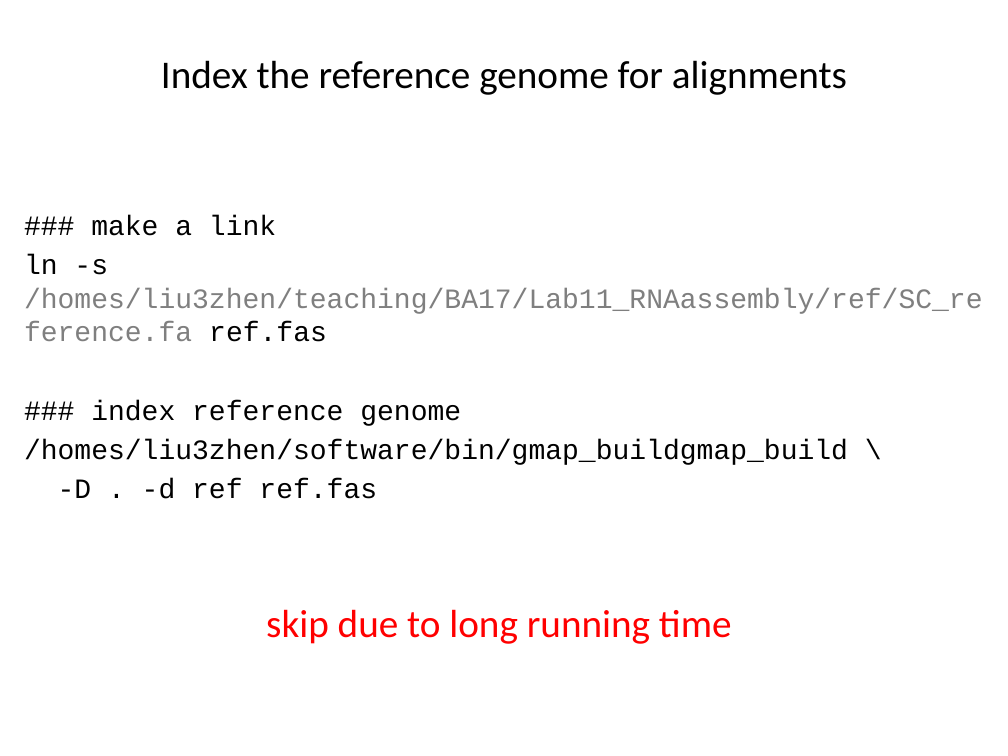
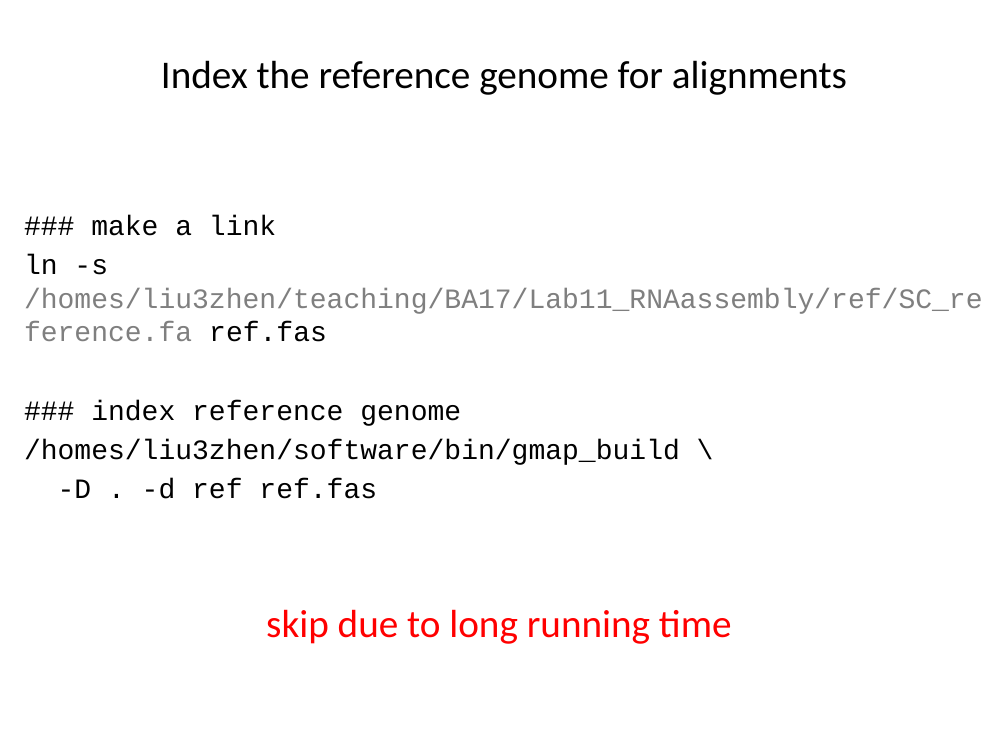
Before and after one commit to ravinpoudel/PLPTH813Bioinformatics, a slide deck: slide 11 of labs/lab11_RNA-Seq.pptx. Drawn at 1008x756 pixels with LibreOffice and Linux fonts; fonts in the diff are those of the drawing. Boxes give left, top, right and bottom in pixels: in the first picture for what was removed or moved away, otherwise in the second. Text is boxed around its words. In the diff, an @@ line names an element or a change of style, - is before the commit and + after.

```diff
--- a/labs/lab11_RNA-Seq.pptx
+++ b/labs/lab11_RNA-Seq.pptx
@@ text at [24,439,680,465]: text changed @@
-/homes/liu3zhen/software/bin/gmap_buildgmap_build \
+/homes/liu3zhen/software/bin/gmap_build \
```
Also in this commit, not shown: 2 other slides changed.
